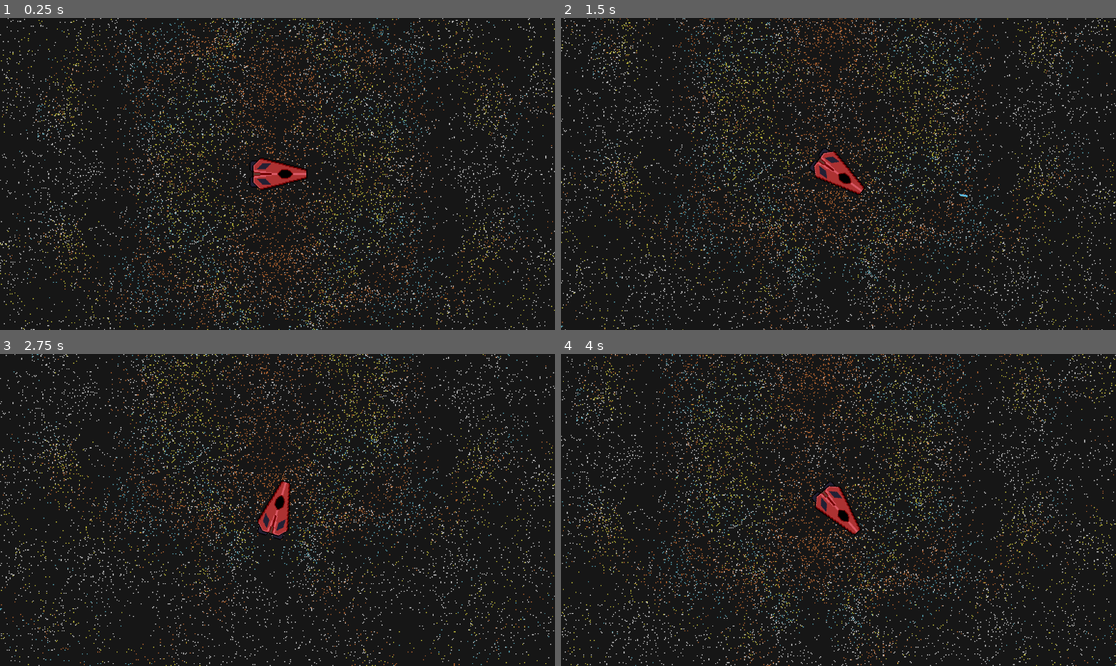
Above: before the commit, frames 1-4 (two rows, left to right).
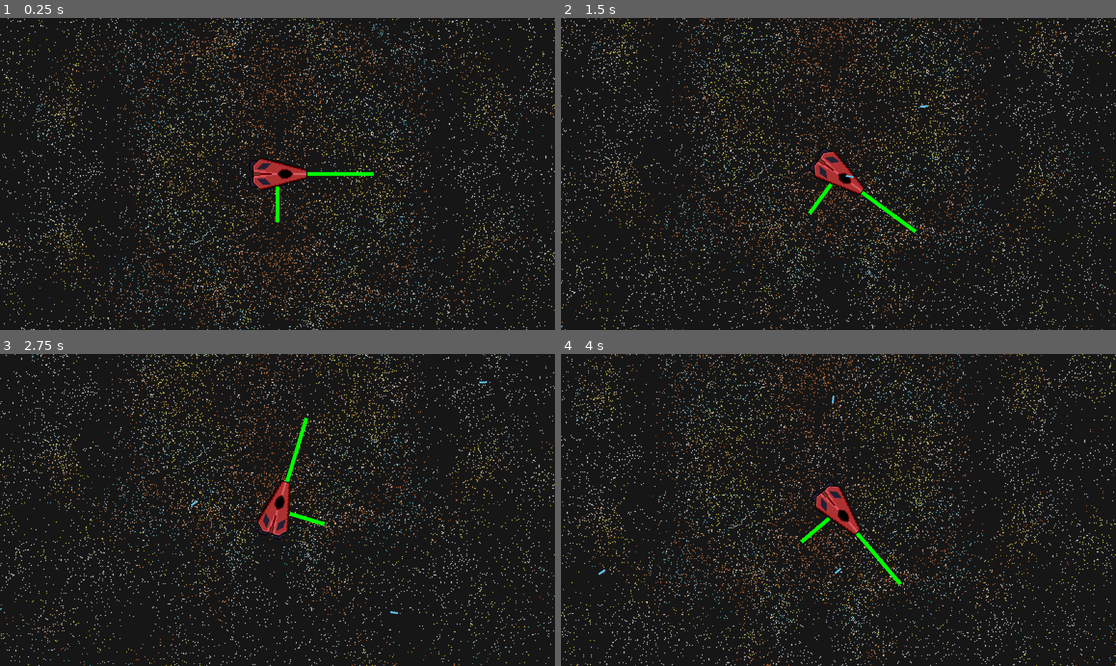
Above: after the commit, the same moments.

Repository: mattporemba/TopDownSpaceHybrid
Game: Godot game, scene res://scenes/sandbox.tscn
The game is run twice, just before and just after one commit, with the same random seed, the same clock (stepped at 60 frames per second) and the same inputs.
Inputs (mouse positions are in pixels of both pictures, inside the frame that each line leads up to):
- Up to frame 1 (0.25 s): no input
- Up to frame 2 (1.5 s): tap Enter at 0.5 s; move the mouse to (960, 158) at 0.52 s; press the mouse at (960, 158) at 0.53 s; hold D (right_strafe) 0.53-1.28 s; move the mouse to (727, 189) at 1.27 s; release the mouse at (727, 189) at 1.28 s; hold S (reverse_thrust) from 1.28 s (still down); click (727, 189) at 1.35 s
- Up to frame 3 (2.75 s): move the mouse to (333, 441) at 2.02 s; release S (reverse_thrust) at 2.03 s; press the mouse at (333, 441) at 2.03 s; hold D (right_strafe) from 2.03 s (still down)
- Up to frame 4 (4 s): move the mouse to (810, 572) at 2.77 s; release D (right_strafe) at 2.78 s; release the mouse at (810, 572) at 2.78 s; hold W (forward_thrust) 2.78-3.53 s; click (810, 572) at 2.85 s; move the mouse to (1005, 556) at 3.52 s; press the mouse at (1005, 556) at 3.53 s; hold A (left_strafe) from 3.53 s (still down)

The runs differ from the first frame. In frame 1, 0.3% of the frame differs, in the area x 49-68%, y 49-66%; in frame 2, 0.3%; in frame 3, 0.3%; in frame 4, 0.3%, in the area x 6-62%, y 13-75%.

Commit message:
Debug lines and trig for debug tool, future HUD

Diff:
--- a/scripts/ship.gd
+++ b/scripts/ship.gd
@@ -11,8 +11,11 @@
 
 # Shooting
 signal shoot(bullet, direction, location, bullet_velocity: Vector2)
-var bullet_speed = 1000.0
+var bullet_speed = 100.0
 var Bullet = preload("res://scenes/bullet.tscn")
+
+# Debug
+const DEBUG_SHIP_DIRECTION_LINE_MAGNITUDE = 100.0
 
 
 func _input(event: InputEvent) -> void:
@@ -87,3 +90,24 @@
 		velocity.y = 0.0
 		ship_vector.y = 0.0
 	move_and_slide()
+
+func _process(_delta: float) -> void:
+	queue_redraw()
+
+# TODO: In leu of a HUD, draw a velocity vector of the player ship.
+func _draw() -> void:
+	if OS.is_debug_build():
+
+		# TODO: Unecessary to calculate rotation b/c line is a child of Ship.
+		#         However, when moving this functionality to a HUD, this might
+		#         be useful so I'm leaving it here for now.
+		#var target_vector = Vector2(
+			#DEBUG_SHIP_DIRECTION_LINE_MAGNITUDE * cos(rotation),
+			#DEBUG_SHIP_DIRECTION_LINE_MAGNITUDE * sin(rotation)
+		#)
+
+		# Draws a straight out line
+		var target_vector_forward = Vector2(DEBUG_SHIP_DIRECTION_LINE_MAGNITUDE, 0.0)
+		draw_line(position.normalized(), position.normalized() + target_vector_forward, Color.GREEN, 4.0)
+		var target_vector_lateral = Vector2(0.0, DEBUG_SHIP_DIRECTION_LINE_MAGNITUDE/2)
+		draw_line(position.normalized(), position.normalized() + target_vector_lateral, Color.GREEN, 4.0)
